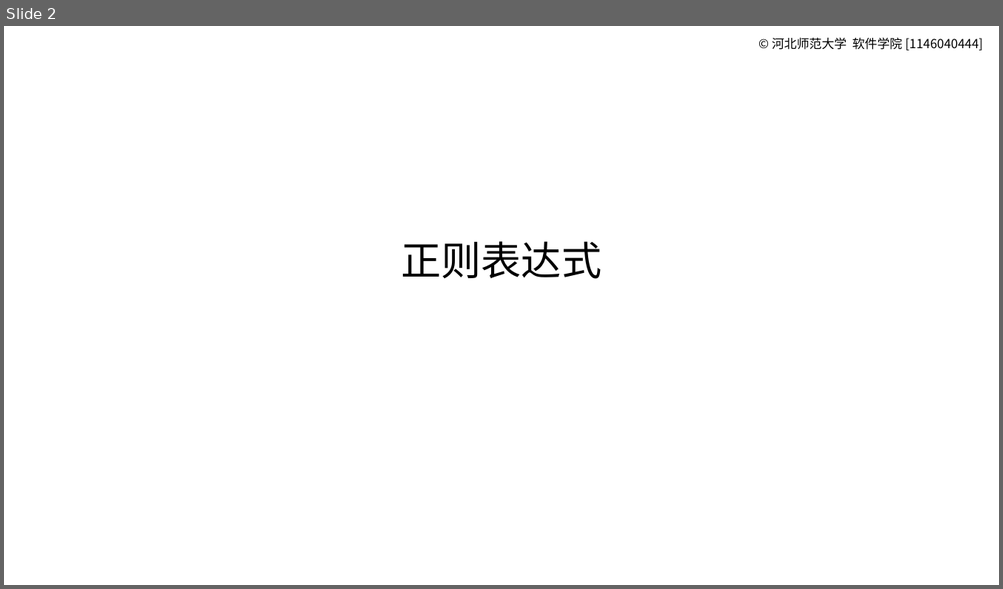
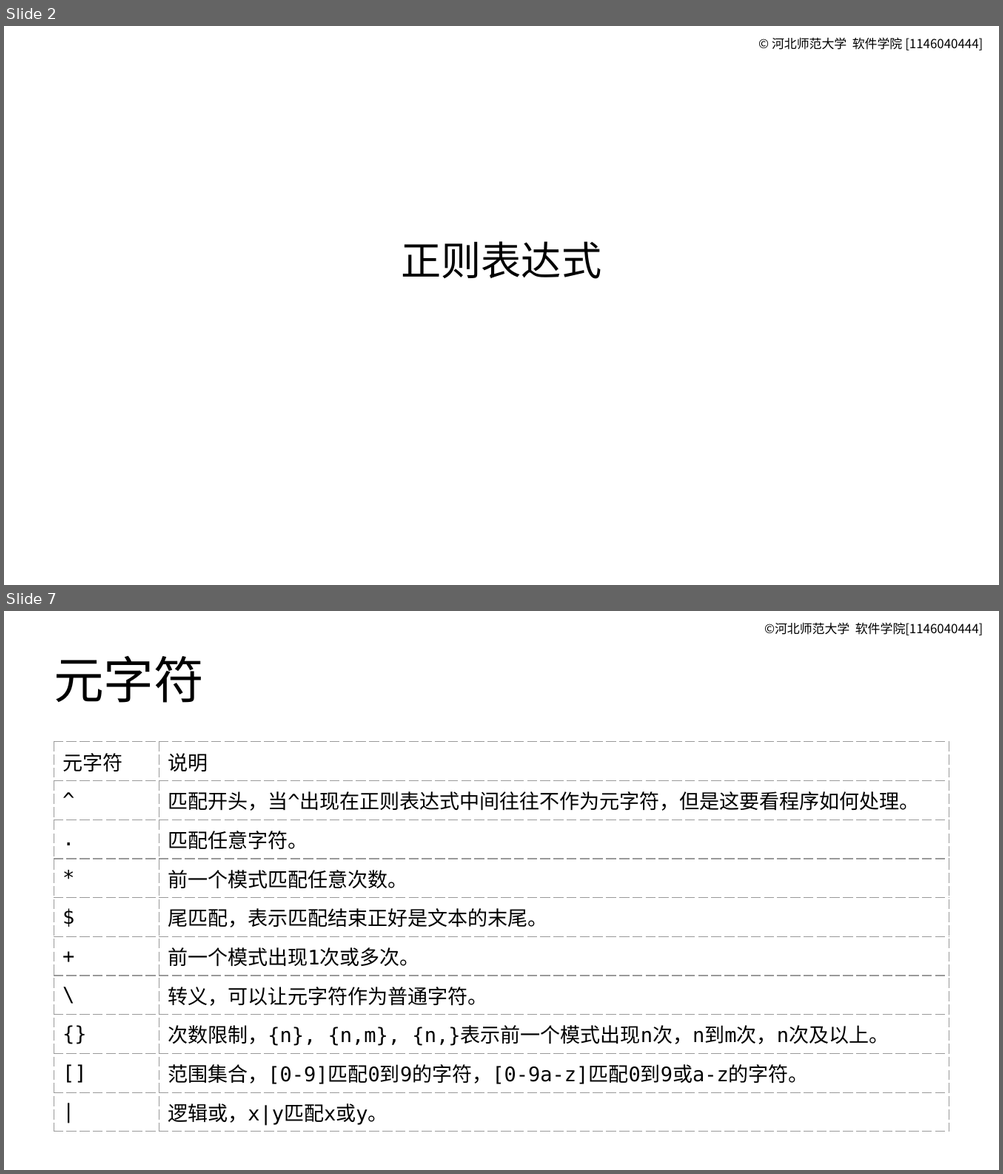
Before and after one commit to master-genius/linux-system, a slide deck: materials/slides/ch13-apply.odp. Shown one above the other, each under a label of ours: slide 2 before the commit, slides 2 and 7 after it; the slides between them are not shown. The pictures are 1003x589 and 1003x1174 pixels, drawn with LibreOffice and Linux fonts; fonts in the diff are those of the drawing. Boxes give left, top, right and bottom in pixels: in the first picture for what was removed or moved away, otherwise in the second. Text is boxed around its words. In the diff, an @@ line names an element or a change of style, - is before the commit and + after.

```diff
--- a/materials/slides/ch13-apply.odp
+++ b/materials/slides/ch13-apply.odp
@@ slide 7 added at (4,611,999,1170), background #FFFFFF; not listed: 1 template element that a slide beside it also shows @@
@@ title added at (54,655,204,703), 40 pt, text #000000 @@
+元字符
@@ table added at (54,742,949,1132), 10 rows, 2 columns @@
+元字符 | 说明
+^ | 匹配开头，当^出现在正则表达式中间往往不作为元字符，但是这要看程序如何处理。
+. | 匹配任意字符。
+* | 前一个模式匹配任意次数。
+$ | 尾匹配，表示匹配结束正好是文本的末尾。
++ | 前一个模式出现1次或多次。
+\ | 转义，可以让元字符作为普通字符。
+{} | 次数限制，{n}, {n,m}, {n,}表示前一个模式出现n次，n到m次，n次及以上。
+[] | 范围集合，[0-9]匹配0到9的字符，[0-9a-z]匹配0到9或a-z的字符。
+| | 逻辑或，x|y匹配x或y。
```
Also in this commit, not shown: 5 slides changed, 17 other slides added, 6 slides removed, 4 other files.
